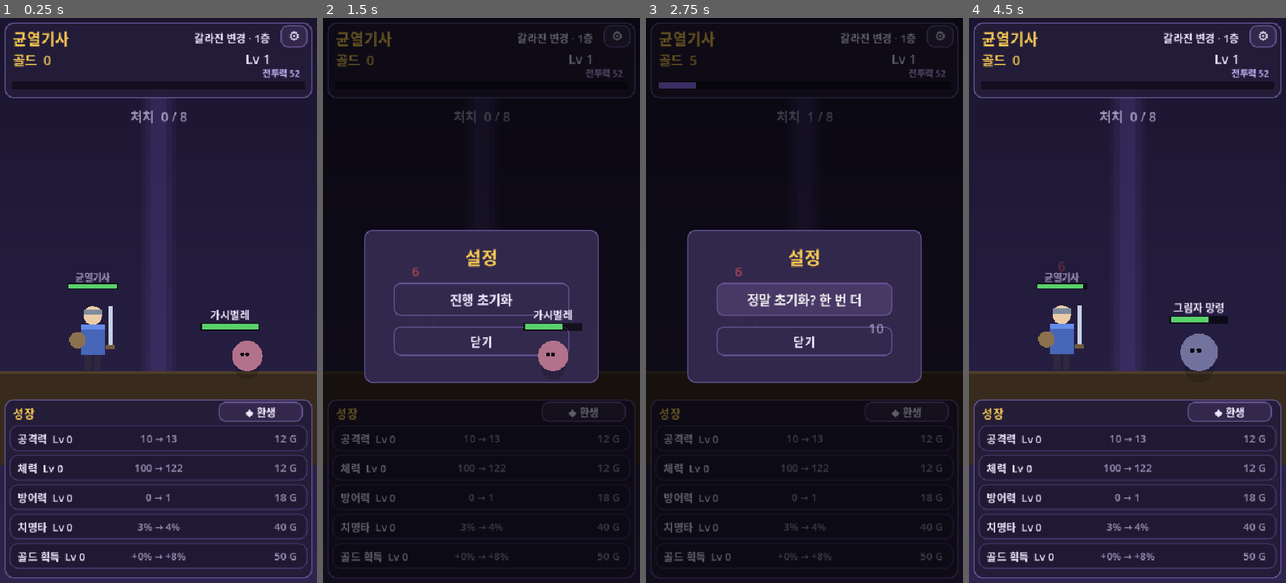
Above: before the commit, frames 1-4 (left to right).
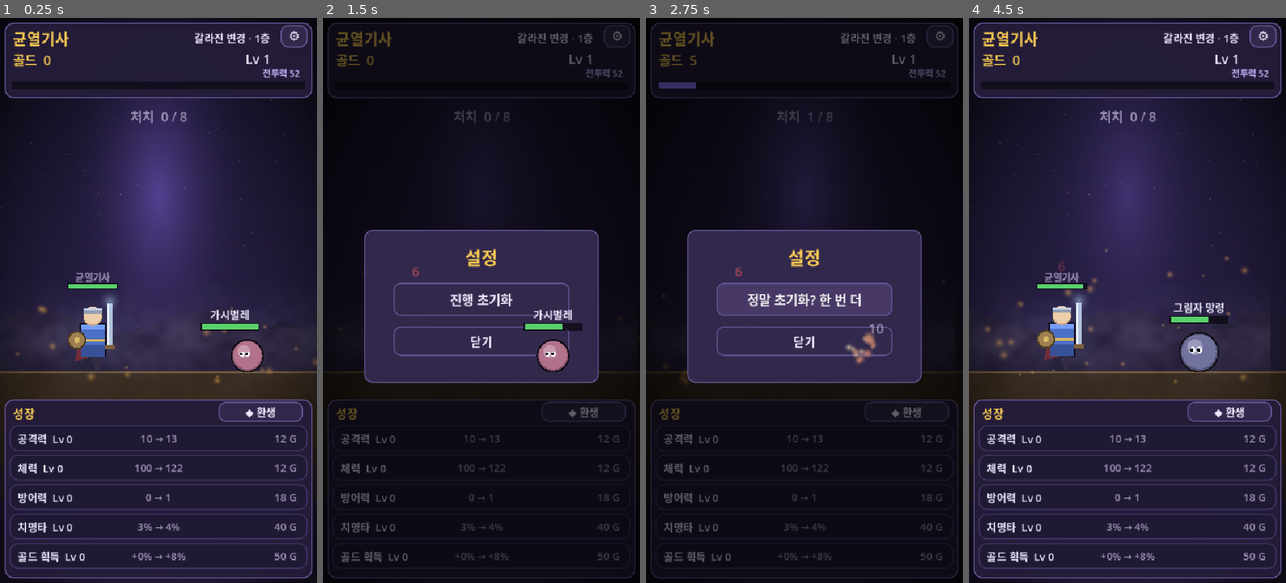
Above: after the commit, the same moments.

Repository: BN8624/unknown
Game: Godot game, scene res://Main.tscn
Two runs of this game, one before a commit and one after it. Both use one fixed random seed, a clock stepped at 60 frames per second and the inputs below.
Inputs:
- Up to frame 1 (0.25 s): no input
- Up to frame 2 (1.5 s): click "⚙" at 0.5 s; click "◆ 환생" at 1.25 s
- Up to frame 3 (2.75 s): click "진행 초기화" at 2 s
- Up to frame 4 (4.5 s): click "정말 초기화? 한 번 더" at 2.75 s; click "⚙" at 3.5 s; click "닫기" at 4.25 s

The runs differ from the first frame. In frame 1, 11% of the frame differs, in the area x 0-100%, y 0-100%; in frame 2, 0.2%; in frame 3, 0.3%; in frame 4, 6.2%.

Commit message:
feat: 균열기사 아트 풀패스 — 절차적 텍스처·파티클·셰이딩
- reset/gen_art.py: 글로우·엠버·안개·비네트·별·지면 텍스처 절차 생성(CC0)
- 배경: 별빛·시차 능선 2겹·균열 글로우 맥동·안개 드리프트·텍스처 지면·
  떠오르는 잔불 파티클·비네트로 레이어드
- 캐릭터: 그림자·외곽선·3톤 음영·망토·금장·발광 검·흰자/동공 눈,
  보스 뿔·붉은 아우라
- 타격·처치 시 잔불 버스트 파티클

Co-Authored-By: Claude Opus 4.8 <noreply@anthropic.com>

Diff:
--- a/Main.gd
+++ b/Main.gd
@@ -87,6 +87,7 @@
 	_shot_mode = "--shot" in OS.get_cmdline_user_args()
 	_build_background()
 	_build_battle_area()
+	_build_vignette()
 	_build_hud()
 	_build_growth_panel()
 	_build_notice()
@@ -158,7 +159,27 @@
 	sky_grad.set_color(1, SKY_TONES[tier % SKY_TONES.size()])
 
 
+var rift_glow: Sprite2D
+var mtn_far: Node2D
+var mtn_near: Node2D
+var fog_layer: Sprite2D
+var ground_rect: ColorRect
+
+func _load_gen(name: String) -> Texture2D:
+	var path := "res://assets/gen/%s.png" % name
+	if ResourceLoader.exists(path):
+		return load(path)
+	return null
+
+func _gen_sprite(name: String, pos: Vector2, modulate := Color.WHITE) -> Sprite2D:
+	var s := Sprite2D.new()
+	s.texture = _load_gen(name)
+	s.position = pos
+	s.modulate = modulate
+	return s
+
 func _build_background() -> void:
+	# 1) 하늘 그라데이션
 	var grad := Gradient.new()
 	grad.set_color(0, COL_BG_TOP)
 	grad.set_color(1, COL_BG_BOT)
@@ -175,27 +196,162 @@
 	sky.mouse_filter = Control.MOUSE_FILTER_IGNORE
 	add_child(sky)
 
-	# 멀리 보이는 균열(장식): 가운데 위로 뻗는 옅은 보라 빛기둥
-	for i in range(3):
-		var rift := ColorRect.new()
-		rift.color = Color(0.45, 0.35, 0.75, 0.06 + i * 0.03)
-		rift.size = Vector2(60 - i * 16, GROUND_Y - 120)
-		rift.position = Vector2(GameData.SCREEN.x * 0.5 - rift.size.x * 0.5, 120)
-		rift.mouse_filter = Control.MOUSE_FILTER_IGNORE
-		add_child(rift)
-
-	var ground := ColorRect.new()
-	ground.color = COL_GROUND
-	ground.size = Vector2(GameData.SCREEN.x, 760 - GROUND_Y)
-	ground.position = Vector2(0, GROUND_Y)
-	ground.mouse_filter = Control.MOUSE_FILTER_IGNORE
-	add_child(ground)
-	var edge := ColorRect.new()       # 지면 윗선 강조
-	edge.color = Color(0.30, 0.24, 0.17)
-	edge.size = Vector2(GameData.SCREEN.x, 4)
+	# 2) 별(은은한 반짝임)
+	var stars_tex := _load_gen("stars")
+	if stars_tex != null:
+		var st := TextureRect.new()
+		st.texture = stars_tex
+		st.position = Vector2(0, 0)
+		st.mouse_filter = Control.MOUSE_FILTER_IGNORE
+		add_child(st)
+		var tw := create_tween().set_loops()
+		tw.tween_property(st, "modulate", Color(1, 1, 1, 0.55), 2.2).set_trans(Tween.TRANS_SINE)
+		tw.tween_property(st, "modulate", Color(1, 1, 1, 1.0), 2.2).set_trans(Tween.TRANS_SINE)
+
+	# 3) 먼 능선 실루엣(2겹 시차 드리프트) — 지평선에 낮게 깔리는 언덕
+	mtn_far = _make_mountains(Color(0.11, 0.10, 0.19), 30.0, 60.0, 9)
+	mtn_far.position = Vector2(0, 0)
+	add_child(mtn_far)
+	_drift(mtn_far, 46.0)
+	mtn_near = _make_mountains(Color(0.15, 0.12, 0.22), 64.0, 46.0, 7)
+	mtn_near.position = Vector2(0, 0)
+	add_child(mtn_near)
+	_drift(mtn_near, 28.0)
+
+	# 4) 균열 빛기둥(글로우, 맥동)
+	rift_glow = _gen_sprite("glow", Vector2(GameData.SCREEN.x * 0.5, 300), Color(0.55, 0.42, 0.95, 0.5))
+	if rift_glow.texture != null:
+		rift_glow.scale = Vector2(1.4, 3.2)
+		add_child(rift_glow)
+		var tw := create_tween().set_loops()
+		tw.tween_property(rift_glow, "modulate:a", 0.28, 1.6).set_trans(Tween.TRANS_SINE)
+		tw.tween_property(rift_glow, "modulate:a", 0.55, 1.6).set_trans(Tween.TRANS_SINE)
+
+	# 5) 지면(텍스처)
+	ground_rect = ColorRect.new()
+	ground_rect.color = COL_GROUND
+	ground_rect.size = Vector2(GameData.SCREEN.x, 760 - GROUND_Y)
+	ground_rect.position = Vector2(0, GROUND_Y)
+	ground_rect.mouse_filter = Control.MOUSE_FILTER_IGNORE
+	add_child(ground_rect)
+	var gtex := _load_gen("ground")
+	if gtex != null:
+		var gr := TextureRect.new()
+		gr.texture = gtex
+		gr.position = Vector2(0, GROUND_Y)
+		gr.mouse_filter = Control.MOUSE_FILTER_IGNORE
+		add_child(gr)
+	var edge := ColorRect.new()
+	edge.color = Color(0.42, 0.34, 0.22)
+	edge.size = Vector2(GameData.SCREEN.x, 3)
 	edge.position = Vector2(0, GROUND_Y)
 	edge.mouse_filter = Control.MOUSE_FILTER_IGNORE
 	add_child(edge)
+
+	# 6) 안개 띠(수평 드리프트)
+	var fog_tex := _load_gen("fog")
+	if fog_tex != null:
+		fog_layer = Sprite2D.new()
+		fog_layer.texture = fog_tex
+		fog_layer.centered = false
+		fog_layer.position = Vector2(0, GROUND_Y - 150)
+		fog_layer.modulate = Color(0.7, 0.66, 0.85, 0.5)
+		add_child(fog_layer)
+		var tw := create_tween().set_loops()
+		tw.tween_property(fog_layer, "position:x", -30.0, 6.0).set_trans(Tween.TRANS_SINE)
+		tw.tween_property(fog_layer, "position:x", 0.0, 6.0).set_trans(Tween.TRANS_SINE)
+
+	# 7) 떠오르는 잔불(앰비언트 파티클)
+	_build_ambient_embers()
+
+
+# 톱니 능선 폴리곤 묶음을 만든다(가로로 2배 폭, 드리프트로 무한 반복).
+func _make_mountains(col: Color, base_y: float, height: float, peaks: int) -> Node2D:
+	var root := Node2D.new()
+	var w := GameData.SCREEN.x
+	for rep in range(2):
+		var off := rep * w
+		var pts := PackedVector2Array()
+		pts.append(Vector2(off, GROUND_Y))
+		var step := w / peaks
+		for i in range(peaks + 1):
+			var px := off + i * step
+			var ph := base_y + (sin(i * 1.7 + rep) * 0.5 + 0.5) * height
+			pts.append(Vector2(px, GROUND_Y - ph))
+		pts.append(Vector2(off + w, GROUND_Y))
+		var poly := Polygon2D.new()
+		poly.polygon = pts
+		poly.color = col
+		root.add_child(poly)
+	return root
+
+
+func _drift(node: Node2D, period: float) -> void:
+	var w := GameData.SCREEN.x
+	node.position.x = 0
+	var tw := create_tween().set_loops()
+	tw.tween_property(node, "position:x", -w, period)
+	tw.tween_callback(func() -> void: node.position.x = 0)
+
+
+func _build_ambient_embers() -> void:
+	var tex := _load_gen("ember")
+	if tex == null:
+		return
+	var p := CPUParticles2D.new()
+	p.texture = tex
+	p.position = Vector2(GameData.SCREEN.x * 0.5, GROUND_Y + 20)
+	p.amount = 26
+	p.lifetime = 6.0
+	p.preprocess = 4.0
+	p.emission_shape = CPUParticles2D.EMISSION_SHAPE_RECTANGLE
+	p.emission_rect_extents = Vector2(GameData.SCREEN.x * 0.5, 10)
+	p.direction = Vector2(0, -1)
+	p.spread = 18.0
+	p.gravity = Vector2(0, -8)
+	p.initial_velocity_min = 10.0
+	p.initial_velocity_max = 26.0
+	p.scale_amount_min = 0.15
+	p.scale_amount_max = 0.5
+	p.color = Color(1.0, 0.8, 0.5, 0.5)
+	add_child(p)
+
+
+# 화면 가장자리를 어둡게(분위기). 비전투 표시라 입력 통과, UI 패널보다 아래.
+func _build_vignette() -> void:
+	var tex := _load_gen("vignette")
+	if tex == null:
+		return
+	var v := TextureRect.new()
+	v.texture = tex
+	v.position = Vector2.ZERO
+	v.mouse_filter = Control.MOUSE_FILTER_IGNORE
+	add_child(v)
+
+
+# 타격·처치 순간 잔불이 튀는 버스트(한 번 터지고 사라짐).
+func _spawn_hit_burst(pos: Vector2, color: Color, amount: int) -> void:
+	var tex := _load_gen("ember")
+	if tex == null:
+		return
+	var p := CPUParticles2D.new()
+	p.texture = tex
+	p.position = pos
+	p.emitting = true
+	p.one_shot = true
+	p.explosiveness = 0.9
+	p.amount = amount
+	p.lifetime = 0.5
+	p.direction = Vector2(-1, -0.3)
+	p.spread = 70.0
+	p.gravity = Vector2(0, 240)
+	p.initial_velocity_min = 80.0
+	p.initial_velocity_max = 200.0
+	p.scale_amount_min = 0.2
+	p.scale_amount_max = 0.6
+	p.color = color
+	add_child(p)
+	get_tree().create_timer(0.8).timeout.connect(p.queue_free)
 
 
 # ── 전투 영역(캐릭터·진행) ───────────────────────────────────────
@@ -642,24 +798,55 @@
 
 
 # ── 캐릭터 생성(도형 조합) ───────────────────────────────────────
+# 바닥 그림자 스프라이트(글로우 텍스처를 눌러 타원 그림자로 사용).
+func _shadow(width: float) -> Sprite2D:
+	var s := Sprite2D.new()
+	s.texture = _load_gen("glow")
+	s.position = Vector2(0, -4)
+	s.modulate = Color(0, 0, 0, 0.33)
+	if s.texture != null:
+		s.scale = Vector2(width / 256.0, width / 256.0 * 0.32)
+	return s
+
+
 func _make_hero() -> Node2D:
 	var root := Node2D.new()
+	root.add_child(_shadow(120))
+	# 은은한 아우라
+	var aura := _gen_sprite("glow", Vector2(0, -62), Color(0.45, 0.6, 1.0, 0.16))
+	if aura.texture != null:
+		aura.scale = Vector2(0.7, 0.9)
+		root.add_child(aura)
+	# 외곽선(살짝 큰 어두운 실루엣)
+	root.add_child(_rect_poly(Vector2(-23, -81), Vector2(46, 58), Color(0.06, 0.05, 0.10)))
 	# 다리
-	root.add_child(_rect_poly(Vector2(-14, -28), Vector2(11, 28), Color(0.18, 0.16, 0.24)))
-	root.add_child(_rect_poly(Vector2(3, -28), Vector2(11, 28), Color(0.18, 0.16, 0.24)))
-	# 몸통(갑옷)
-	root.add_child(_rect_poly(Vector2(-20, -78), Vector2(40, 52), Color(0.28, 0.40, 0.72)))
-	root.add_child(_rect_poly(Vector2(-20, -78), Vector2(40, 8), Color(0.40, 0.55, 0.92)))   # 가슴 강조
-	# 머리
-	root.add_child(_circle_poly(Vector2(0, -94), 16, Color(0.92, 0.80, 0.66)))
-	# 투구 챙
-	root.add_child(_rect_poly(Vector2(-16, -104), Vector2(32, 8), Color(0.50, 0.55, 0.62)))
-	# 방패(왼쪽)
-	root.add_child(_circle_poly(Vector2(-26, -52), 14, Color(0.55, 0.45, 0.30)))
-	# 검(오른쪽, 위로)
-	var blade := _rect_poly(Vector2(26, -110), Vector2(7, 70), Color(0.78, 0.82, 0.90))
-	root.add_child(blade)
-	root.add_child(_rect_poly(Vector2(22, -44), Vector2(16, 7), Color(0.45, 0.35, 0.25)))   # 검 손잡이 가드
+	root.add_child(_rect_poly(Vector2(-14, -28), Vector2(11, 28), Color(0.16, 0.14, 0.22)))
+	root.add_child(_rect_poly(Vector2(3, -28), Vector2(11, 28), Color(0.20, 0.17, 0.26)))
+	# 망토(뒤)
+	root.add_child(_tri_poly(Vector2(-18, -74), Vector2(-30, -16), Vector2(-6, -22), Color(0.45, 0.18, 0.22)))
+	# 몸통(갑옷) — 음영 3톤
+	root.add_child(_rect_poly(Vector2(-20, -78), Vector2(40, 54), Color(0.22, 0.32, 0.60)))      # 바닥 그늘
+	root.add_child(_rect_poly(Vector2(-20, -78), Vector2(40, 34), Color(0.30, 0.44, 0.78)))      # 본체
+	root.add_child(_rect_poly(Vector2(-20, -78), Vector2(40, 8), Color(0.46, 0.62, 0.98)))       # 가슴 하이라이트
+	root.add_child(_rect_poly(Vector2(-20, -54), Vector2(40, 5), Color(0.85, 0.72, 0.35)))       # 허리띠(금)
+	# 머리 + 턱 그늘
+	root.add_child(_circle_poly(Vector2(0, -92), 16, Color(0.80, 0.66, 0.52)))
+	root.add_child(_circle_poly(Vector2(0, -94), 15, Color(0.93, 0.81, 0.67)))
+	# 투구
+	root.add_child(_rect_poly(Vector2(-16, -106), Vector2(32, 9), Color(0.58, 0.62, 0.70)))
+	root.add_child(_rect_poly(Vector2(-16, -106), Vector2(32, 3), Color(0.78, 0.82, 0.90)))
+	# 방패(왼쪽) — 테두리 + 면 + 문양
+	root.add_child(_circle_poly(Vector2(-27, -52), 16, Color(0.30, 0.24, 0.16)))
+	root.add_child(_circle_poly(Vector2(-27, -52), 13, Color(0.62, 0.50, 0.32)))
+	root.add_child(_circle_poly(Vector2(-27, -52), 5, Color(0.85, 0.72, 0.40)))
+	# 검(오른쪽) — 날 + 빛 모서리 + 글로우 + 가드
+	root.add_child(_rect_poly(Vector2(25, -114), Vector2(8, 74), Color(0.70, 0.76, 0.86)))
+	root.add_child(_rect_poly(Vector2(25, -114), Vector2(3, 74), Color(0.92, 0.96, 1.0)))
+	var sw_glow := _gen_sprite("glow", Vector2(29, -118), Color(0.7, 0.85, 1.0, 0.5))
+	if sw_glow.texture != null:
+		sw_glow.scale = Vector2(0.18, 0.18)
+		root.add_child(sw_glow)
+	root.add_child(_rect_poly(Vector2(20, -44), Vector2(18, 7), Color(0.50, 0.38, 0.24)))
 	return root
 
 
@@ -667,17 +854,27 @@
 	var root := Node2D.new()
 	var r: float = e["r"]
 	var col: Color = e["color"]
-	# 그림자
-	root.add_child(_circle_poly(Vector2(0, -6), r * 0.8, Color(0, 0, 0, 0.18)))
-	# 몸체
-	root.add_child(_circle_poly(Vector2(0, -r), r, col))
-	# 보스 뿔
+	root.add_child(_shadow(r * 2.6))
 	if e["boss"]:
-		root.add_child(_tri_poly(Vector2(-r * 0.5, -r * 1.7), Vector2(-r * 0.15, -r * 1.2), Vector2(-r * 0.7, -r * 1.2), col.darkened(0.2)))
-		root.add_child(_tri_poly(Vector2(r * 0.5, -r * 1.7), Vector2(r * 0.15, -r * 1.2), Vector2(r * 0.7, -r * 1.2), col.darkened(0.2)))
-	# 눈(왼쪽을 본다)
-	root.add_child(_circle_poly(Vector2(-r * 0.35, -r * 1.1), r * 0.13, Color(0.05, 0.05, 0.08)))
-	root.add_child(_circle_poly(Vector2(-r * 0.0, -r * 1.1), r * 0.13, Color(0.05, 0.05, 0.08)))
+		var ba := _gen_sprite("glow", Vector2(0, -r), Color(1.0, 0.3, 0.3, 0.22))
+		if ba.texture != null:
+			ba.scale = Vector2(r / 110.0, r / 110.0)
+			root.add_child(ba)
+	# 외곽선
+	root.add_child(_circle_poly(Vector2(0, -r), r + 2.5, Color(0.05, 0.04, 0.07)))
+	# 몸체(아래 그늘 → 본체 → 위 하이라이트)
+	root.add_child(_circle_poly(Vector2(0, -r), r, col.darkened(0.28)))
+	root.add_child(_circle_poly(Vector2(0, -r * 1.04), r * 0.92, col))
+	root.add_child(_circle_poly(Vector2(-r * 0.22, -r * 1.28), r * 0.42, col.lightened(0.28)))
+	# 보스 뿔·가시
+	if e["boss"]:
+		root.add_child(_tri_poly(Vector2(-r * 0.5, -r * 1.8), Vector2(-r * 0.12, -r * 1.25), Vector2(-r * 0.72, -r * 1.22), col.darkened(0.4)))
+		root.add_child(_tri_poly(Vector2(r * 0.5, -r * 1.8), Vector2(r * 0.12, -r * 1.25), Vector2(r * 0.72, -r * 1.22), col.darkened(0.4)))
+	# 눈(흰자 + 동공, 왼쪽을 본다)
+	var er: float = r * 0.17
+	for ex in [-r * 0.34, r * 0.02]:
+		root.add_child(_circle_poly(Vector2(ex, -r * 1.12), er, Color(0.95, 0.95, 0.98)))
+		root.add_child(_circle_poly(Vector2(ex - er * 0.4, -r * 1.12), er * 0.55, Color(0.05, 0.04, 0.08)))
 	return root
 
 
@@ -765,6 +962,8 @@
 	enemy["hp"] = int(enemy["hp"]) - dmg
 	_play("heavy" if crit else "attack_basic")
 	_hit_flash(enemy_node)
+	var hitpos := Vector2(ENEMY_X - enemy["r"] * 0.4, GROUND_Y - enemy["r"])
+	_spawn_hit_burst(hitpos, Color(1.0, 0.85, 0.55, 0.9) if crit else Color(0.9, 0.92, 1.0, 0.8), 10 if crit else 5)
 	_float_text(Vector2(ENEMY_X, GROUND_Y - enemy["r"] * 2.0 - 6), str(dmg), COL_GOLD if crit else COL_TEXT, crit)
 	_update_enemy_hp()
 	if int(enemy["hp"]) <= 0:
@@ -798,6 +997,7 @@
 	_gain_exp(int(enemy["exp"]))
 	var was_boss: bool = enemy["boss"]
 	_play("boss_victory" if was_boss else "")
+	_spawn_hit_burst(Vector2(ENEMY_X, GROUND_Y - enemy["r"]), Color(enemy["color"]).lightened(0.2), 22 if was_boss else 12)
 	if is_instance_valid(enemy_node):
 		var tw := create_tween()
 		tw.tween_property(enemy_node, "scale", Vector2(0.1, 0.1), 0.22)
Binary file added: assets/gen/ember.png
Not shown, added: assets/gen/ember.png.import
Binary file added: assets/gen/fog.png
Not shown, added: assets/gen/fog.png.import
Binary file added: assets/gen/glow.png
Not shown, added: assets/gen/glow.png.import
Binary file added: assets/gen/ground.png
Not shown, added: assets/gen/ground.png.import
Binary file added: assets/gen/stars.png
Not shown, added: assets/gen/stars.png.import
Binary file added: assets/gen/vignette.png
Not shown, added: assets/gen/vignette.png.import
(and 1 more such lines)
